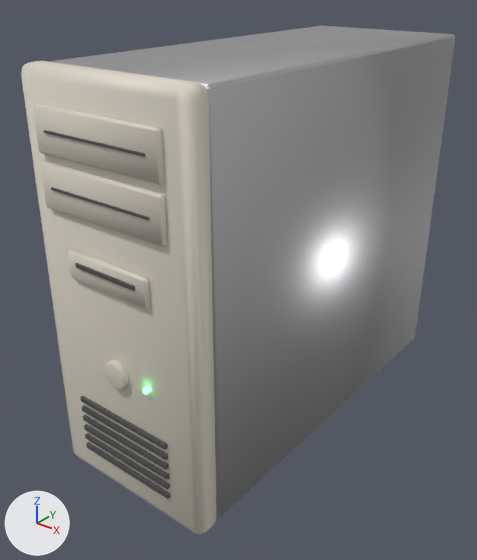
The glTF model Game/Assets/ADDRESS/Art/Models/pc_tower.glb, before and after one commit.
Rendered twice from a camera (50 mm lens) standing at (0.414, -0.574, 0.502) and looking at (-0.015, -0.038, 0.17). The axes (+X, +Y, +Z) are drawn at lower left. The lights are the same throughout. The older version comes first.

In view in the first picture: 'pc_tower'.
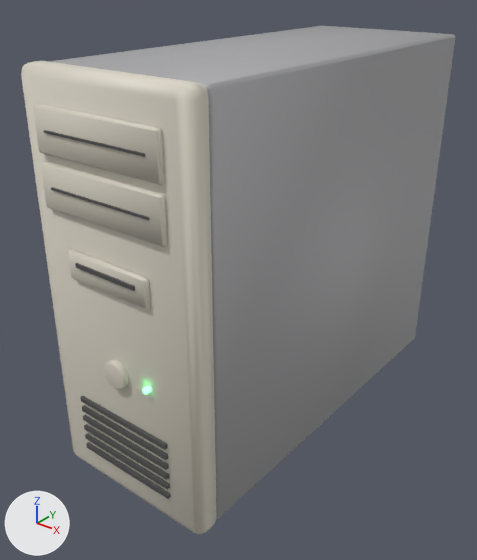
What changed in the scene script:
```text
Change mat_pc_metal:
    mat_pc_metal.base_color: (0.55, 0.55, 0.56) -> (0.42, 0.42, 0.43)  # light grey #c4c4c5 -> grey #adadaf
    mat_pc_metal.metallic: 0.9 -> 0.3
    mat_pc_metal.roughness: 0.35 -> 0.65
```

Pixel boxes (x1, y1, x2, y2) of what changed, in the pictures (477 x 560 px):
'pc_tower', recoloured, surface changed (dark grey to grey): (51, 30, 444, 520) in both
